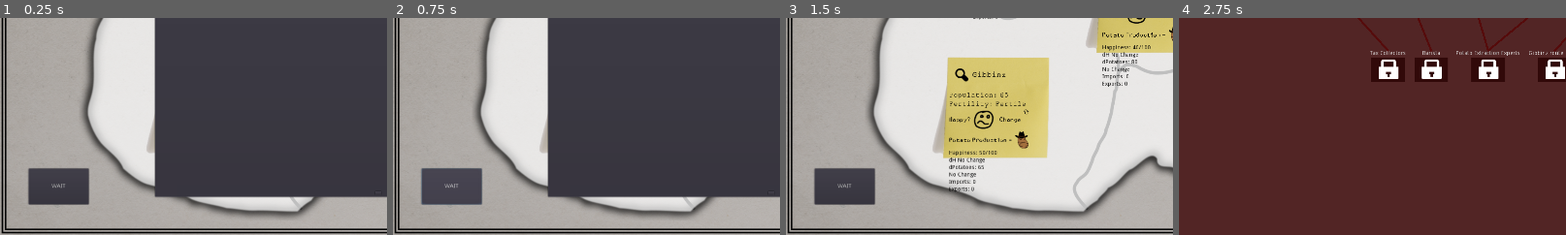
Above: before the commit, frames 1-4 (left to right).
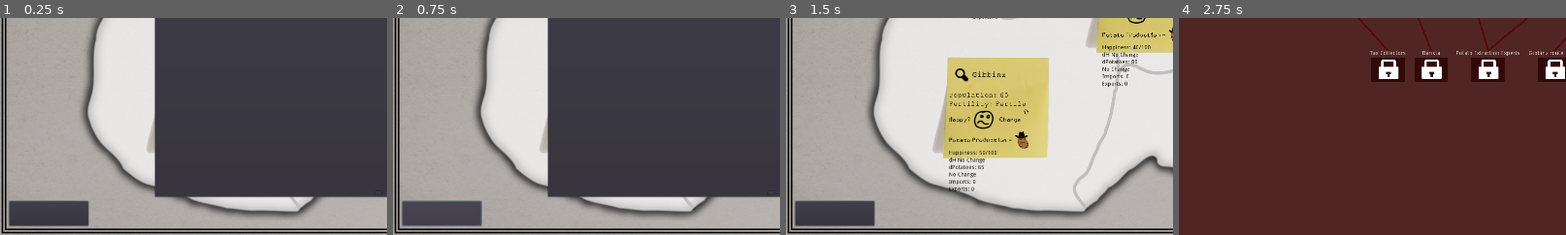
Above: after the commit, the same moments.

Repository: poohshoes/GMTK2020
Game: Godot game, scene res://World.tscn
The game is run twice, just before and just after one commit, with the same random seed, the same clock (stepped at 60 frames per second) and the same inputs.
Inputs:
- Up to frame 1 (0.25 s): no input
- Up to frame 2 (0.75 s): click "WAIT" (after the commit: "Wait and See...") at 0.5 s
- Up to frame 3 (1.5 s): click "OK" at 1.25 s
- Up to frame 4 (2.75 s): click "Superpotamia" at 2 s
The pictures show only the part of the screen within x 0-50%, y 50-100%; the shares and areas given below are measured in that part.

The runs differ from the first frame. In frame 1, 4.6% of the frame differs, in the area x 2-24%, y 69-96%; in frame 2, 4.7%; in frame 3, 4.6%; in frame 4, nothing differs.

Commit message:
Updated tutorial screen

Diff:
--- a/Tutorial.tscn
+++ b/Tutorial.tscn
@@ -46,7 +46,9 @@
 
 If you need to raise funds, you can hire [color=yellow]fee collectors[/color] to gather party membership fees. More fee …(214 unchanged characters)…
 
-A couple of tips we've learned from previouS... regimes: Misery loves company, plans never work out the way you want, and, well, none of them seem to have survived the crushing inevitability of time...
+A couple of tips we've learned from previous... regimes: Misery loves company, plans never work out the way you want, and, well, none of them seem to have survived the crushing inevitability of time...
+
+And if you don't know what to do, just \"[color=yellow]Wait and see[/color]\" what happens!
 
 Good luck!
 
@@ -59,7 +61,9 @@
 
 If you need to raise funds, you can hire fee collectors to gather party membership fees. More fee collectors, more money. For some reason that is beyond you, they don't bring the people happiness, though. If you need to slow them down, consider hiring Baristas. Fee collectors love coffee.
 
-A couple of tips we've learned from previouS... regimes: Misery loves company, plans never work out the way you want, and, well, none of them seem to have survived the crushing inevitability of time...
+A couple of tips we've learned from previous... regimes: Misery loves company, plans never work out the way you want, and, well, none of them seem to have survived the crushing inevitability of time...
+
+And if you don't know what to do, just \"Wait and see\" what happens!
 
 Good luck!
 
--- a/World.tscn
+++ b/World.tscn
@@ -30,10 +30,17 @@
 font_path = "res://Font/10CESRG_.TTF"
 
 [sub_resource type="DynamicFont" id=5]
+size = 20
+font_data = SubResource( 4 )
+
+[sub_resource type="DynamicFontData" id=6]
+font_path = "res://Font/10CESRG_.TTF"
+
+[sub_resource type="DynamicFont" id=7]
 size = 32
-font_data = SubResource( 4 )
-
-[sub_resource type="DynamicFont" id=6]
+font_data = SubResource( 6 )
+
+[sub_resource type="DynamicFont" id=8]
 size = 32
 font_data = ExtResource( 9 )
 
@@ -191,11 +198,12 @@
 fertility = 0.7
 
 [node name="EndTurnButton" type="Button" parent="."]
-margin_left = 70.628
-margin_top = 915.397
-margin_right = 219.628
-margin_bottom = 1004.4
-text = "WAIT"
+margin_left = 23.449
+margin_top = 996.092
+margin_right = 219.449
+margin_bottom = 1057.09
+custom_fonts/font = SubResource( 5 )
+text = "Wait and See..."
 script = ExtResource( 3 )
 __meta__ = {
 "_edit_use_anchors_": false
Not shown: 3 places in World.tscn that only renumber resources
